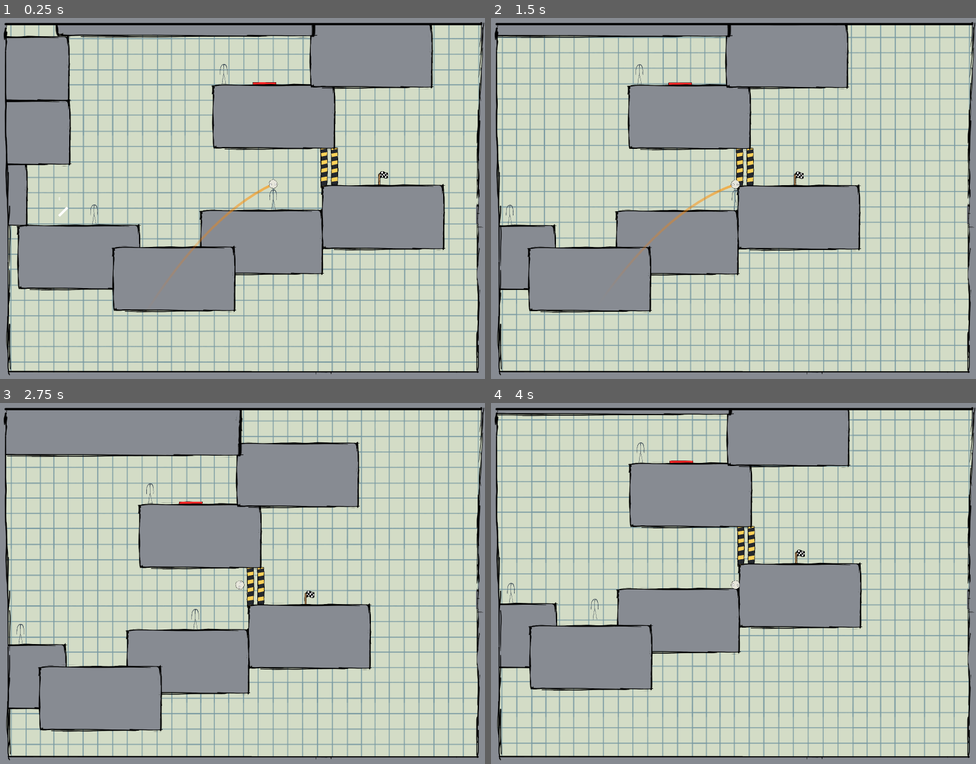
Above: before the commit, frames 1-4 (two rows, left to right).
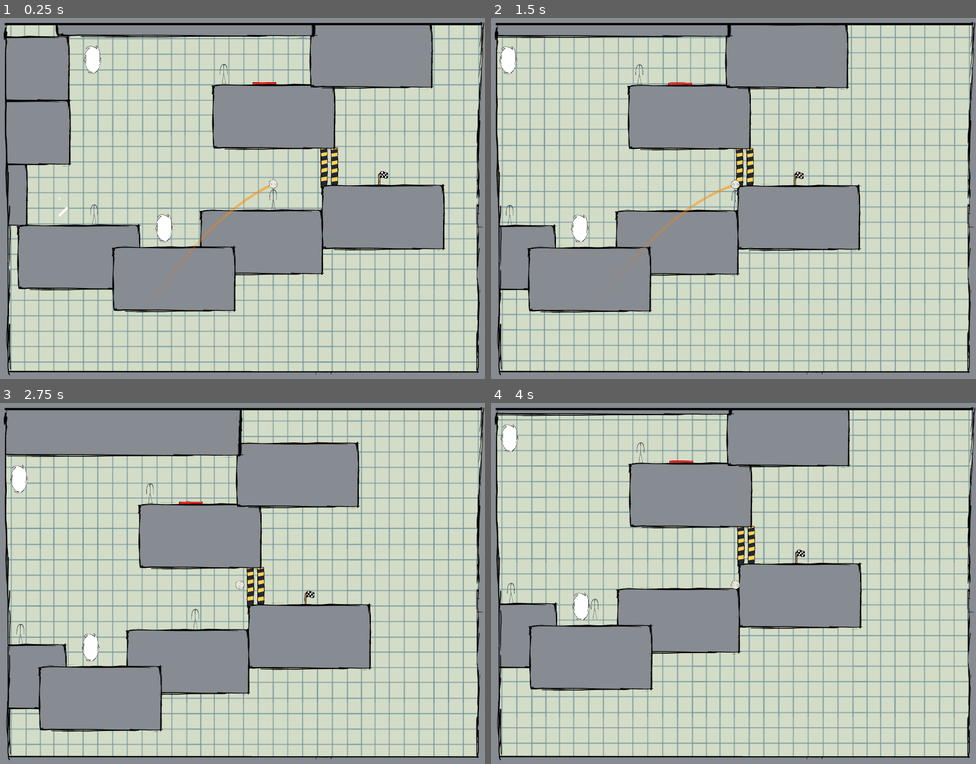
Above: after the commit, the same moments.

Repository: Indigo-Hawk/UBGJ-Project
Game: Godot game, scene res://Levels/test.tscn
Same seed, same stepped clock (60 frames per second), same inputs: the game is played once before the commit and once after it.
Inputs (mouse positions are in pixels of both pictures, inside the frame that each line leads up to):
- Up to frame 1 (0.25 s): no input
- Up to frame 2 (1.5 s): move the mouse to (840, 180) at 0.52 s; hold D (RIGHT) from 0.53 s (still down); tap Space (ACTION) at 0.6 s; move the mouse to (636, 216) at 1.27 s; tap E (INTERACT) at 1.35 s
- Up to frame 3 (2.75 s): move the mouse to (291, 504) at 2.02 s; release D (RIGHT) at 2.03 s; hold A (LEFT) from 2.03 s (still down); tap Space (ACTION) at 2.1 s
- Up to frame 4 (4 s): move the mouse to (709, 655) at 2.77 s; release A (LEFT) at 2.78 s; hold D (RIGHT) from 2.78 s (still down); tap E (INTERACT) at 2.85 s; move the mouse to (879, 637) at 3.52 s; tap Space (ACTION) at 3.6 s

The runs differ from the first frame. In frame 1, 0.4% of the frame differs, in the area x 17-36%, y 7-63%; in frame 2, 1.4%, in the area x 1-77%, y 2-82%; in frame 3, 0.4%; in frame 4, 0.4%.

Commit message:
Changed how head physics updates (prevents race conditions) added functional portals!

Diff:
--- a/Components/Head/head.gd
+++ b/Components/Head/head.gd
@@ -4,30 +4,45 @@
 @export var SPEED = 100.0
 
 var isFree = true
+var lastDelta:float= 0
+var teleporting:bool = false
+var teleportingPos:Vector2 = Vector2.ZERO
 
 func _physics_process(delta: float) -> void:
+	lastDelta = delta
+
+func _integrate_forces(state: PhysicsDirectBodyState2D) -> void:
+
+	if teleporting:
+		global_position = teleportingPos
+		teleporting = false
 
 	$Control.rotation = -rotation
 
 	if !isFree:
 		return
 
+	if Input.is_action_just_pressed("DOWN"):
+		teleportTo(Vector2.ZERO)
+
 	var x = -Input.get_action_strength("LEFT") + Input.get_action_strength("RIGHT")
 	if x != 0:
-		linear_velocity.x += x * SPEED * delta
+		linear_velocity.x += x * SPEED * lastDelta
 
 	Globals.PlayerPos = global_position
 
 	if abs(linear_velocity.length()) < 1:
+		if $Timer.get_time_left() == 0:
+			$Timer.start()
 
-		if $Timer.get_time_left() == 0:
-
-			$Timer.start()
 	if abs(linear_velocity.length()) > 1:
 		$Timer.stop()
 		$Control/Label.visible = false
 
-
+func teleportTo(POS:Vector2) -> void:
+	teleporting = true
+	teleportingPos = POS
+	#linear_velocity *= 0
 
 func _on_timer_timeout() -> void:
 	$Control/Label.visible = true
--- a/Components/Portal/portal.gd
+++ b/Components/Portal/portal.gd
@@ -1,7 +1,31 @@
 extends Area2D
+class_name Portal
+
+
+@export var connectedPortal:Portal
+var justTeleported:bool = false
+
+func _ready() -> void:
+	if connectedPortal == null:
+		push_error("Portal has no connected Portal")
 
 
 
 
 func _on_body_entered(body: Node2D) -> void:
-	pass # Replace with function body.
+	if body is Head:
+		if justTeleported:
+			return
+
+		connectedPortal.justTeleported = true
+		justTeleported = true
+
+		if connectedPortal != null:
+			body.teleportTo(connectedPortal.global_position)
+		$Timer.start()
+
+
+
+func _on_timer_timeout() -> void:
+	justTeleported = false
+	connectedPortal.justTeleported = false
--- a/Components/Portal/portal.tscn
+++ b/Components/Portal/portal.tscn
@@ -1,10 +1,10 @@
 [gd_scene load_steps=5 format=3 uid="uid://djdopxl8rdnka"]
 
 [ext_resource type="Script" uid="uid://c8mbttq5ecbwr" path="res://Components/Portal/portal.gd" id="1_bx4x7"]
-[ext_resource type="Texture2D" uid="uid://cem7tdenjrfmw" path="res://Art/ace78947-9a0f-4ac5-a603-b43e42a1da853b017943-5ef1-4a45-b563-de7919e8ac7d.jpg" id="2_pd6tl"]
+[ext_resource type="Texture2D" uid="uid://cr1dhjyvrp0" path="res://Art/portal.png" id="2_pd6tl"]
 
 [sub_resource type="CircleShape2D" id="CircleShape2D_pd6tl"]
-radius = 50.0
+radius = 54.0093
 
 [sub_resource type="BoxMesh" id="BoxMesh_gp4mo"]
 size = Vector3(100, 100, 1)
@@ -18,10 +18,19 @@
 shape = SubResource("CircleShape2D_pd6tl")
 
 [node name="MeshInstance2D" type="MeshInstance2D" parent="."]
+visible = false
 mesh = SubResource("BoxMesh_gp4mo")
 
-[node name="Ace78947-9a0f-4Ac5-a603-b43e42a1Da853b017943-5Ef1-4a45-b563-de7919e8Ac7d" type="Sprite2D" parent="."]
-position = Vector2(170, 96)
+[node name="Portal" type="Sprite2D" parent="."]
+position = Vector2(-3.8147e-06, 4.76837e-07)
+scale = Vector2(0.1, 0.1)
 texture = ExtResource("2_pd6tl")
+region_enabled = true
+region_rect = Rect2(177.17, 0, 845.807, 1536)
+
+[node name="Timer" type="Timer" parent="."]
+wait_time = 0.05
+one_shot = true
 
 [connection signal="body_entered" from="." to="." method="_on_body_entered"]
+[connection signal="timeout" from="Timer" to="." method="_on_timer_timeout"]
--- a/Levels/test.tscn
+++ b/Levels/test.tscn
@@ -7,6 +7,7 @@
 [ext_resource type="PackedScene" uid="uid://brlcfypgfr5lr" path="res://Components/PressurePad/pressure_pad.tscn" id="5_bwca4"]
 [ext_resource type="PackedScene" uid="uid://71x2sq1tvg6k" path="res://Components/EndZone/end_zone.tscn" id="6_upgg8"]
 [ext_resource type="PackedScene" uid="uid://da3bscst3fwvx" path="res://Components/Switch/Switch.tscn" id="7_tqcie"]
+[ext_resource type="PackedScene" uid="uid://djdopxl8rdnka" path="res://Components/Portal/portal.tscn" id="8_oe5jq"]
 
 [node name="Test" type="Node"]
 
@@ -72,6 +73,14 @@
 [node name="Switch" parent="." instance=ExtResource("7_tqcie")]
 position = Vector2(339, 476)
 
+[node name="Portal" parent="." node_paths=PackedStringArray("connectedPortal") instance=ExtResource("8_oe5jq")]
+position = Vector2(771, 531)
+connectedPortal = NodePath("../Portal2")
+
+[node name="Portal2" parent="." node_paths=PackedStringArray("connectedPortal") instance=ExtResource("8_oe5jq")]
+position = Vector2(476, -164)
+connectedPortal = NodePath("../Portal")
+
 [connection signal="Pressed" from="PressurePad" to="Door" method="Open"]
 [connection signal="Unpressed" from="PressurePad" to="Door" method="Close"]
 [connection signal="switchedOff" from="Switch" to="Door2" method="Open"]
Not shown: 1 places in Levels/test.tscn that only renumber resources
